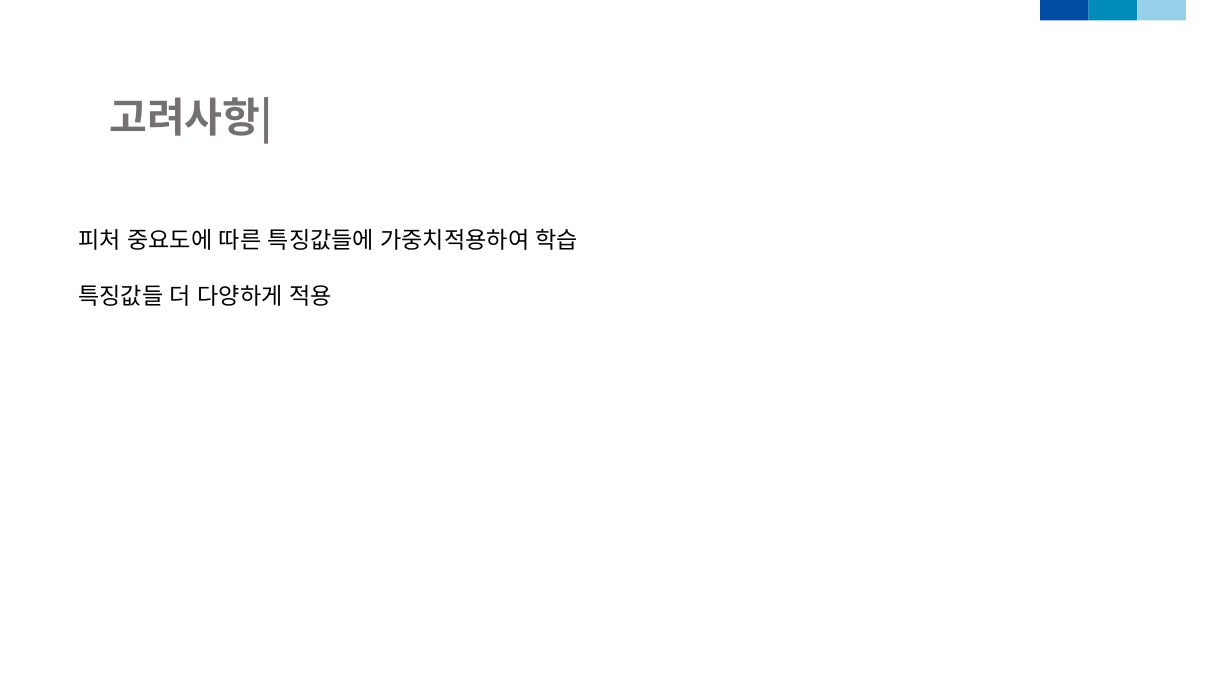
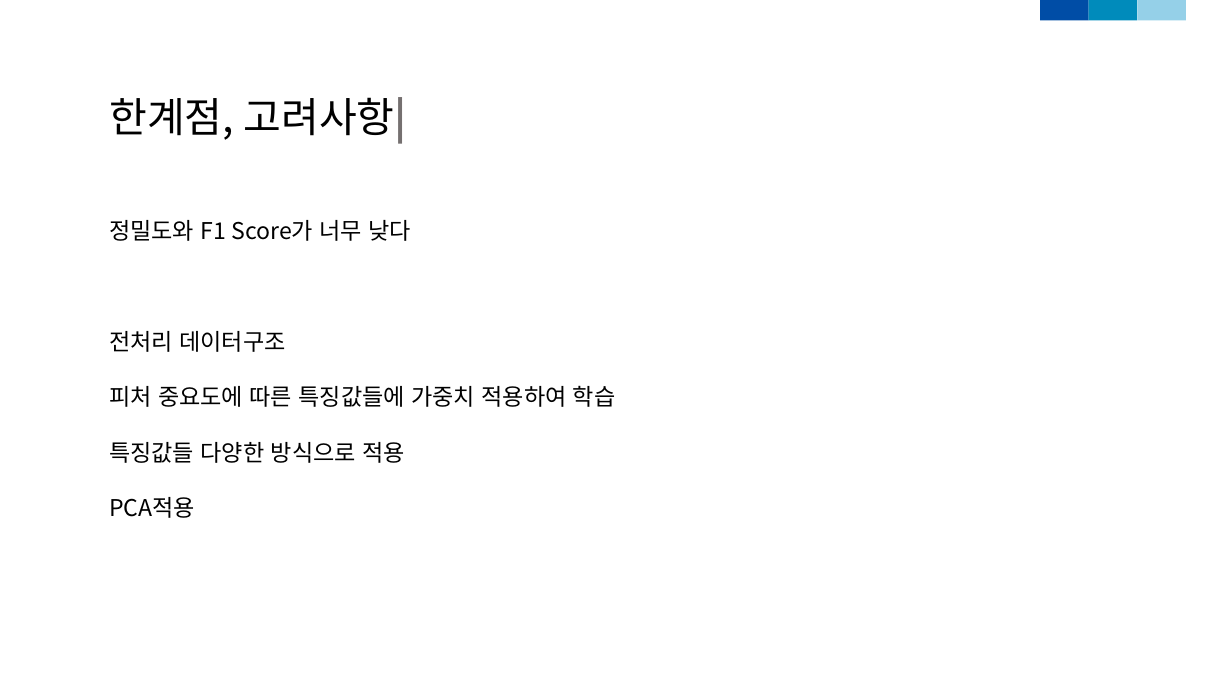
Before and after one commit to dudungE/Competition, a slide deck: slide 20 of ppt/부실가계탐지모형_2.pptx. Drawn at 1232x693 pixels with LibreOffice and Linux fonts; fonts in the diff are those of the drawing. Boxes give left, top, right and bottom in pixels: in the first picture for what was removed or moved away, otherwise in the second. Text is boxed around its words. In the diff, an @@ line names an element or a change of style, - is before the commit and + after.

```diff
--- a/ppt/부실가계탐지모형_2.pptx
+++ b/ppt/부실가계탐지모형_2.pptx
@@ text at (109,97,406,143): text changed; text colour #757070 to #000000; bold off @@
-고려사항|
+한계점, 고려사항|
@@ text at (109,220,616,518): text changed @@
-피처 중요도에 따른 특징값들에 가중치적용하여 학습
-특징값들 더 다양하게 적용
+정밀도와 F1 Score가 너무 낮다
+전처리 데이터구조
+피처 중요도에 따른 특징값들에 가중치 적용하여 학습
+특징값들 다양한 방식으로 적용
+PCA적용
```
Also in this commit, not shown: 12 other slides changed, 1 slide added, 1 slide removed, 1 other file.
